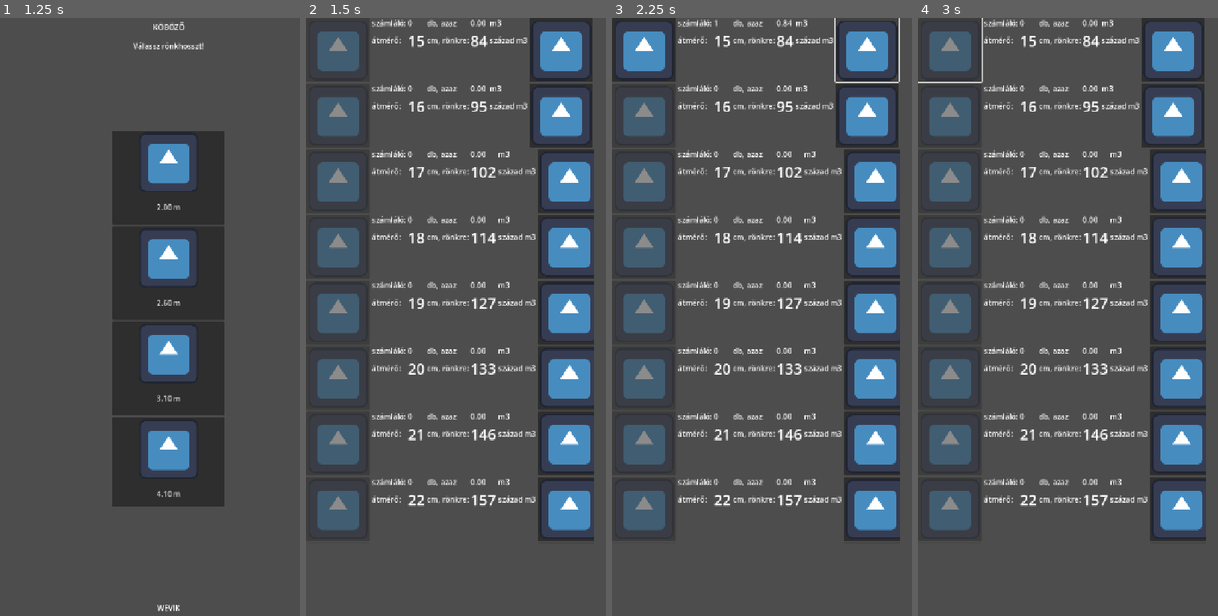
Above: before the commit, frames 1-4 (left to right).
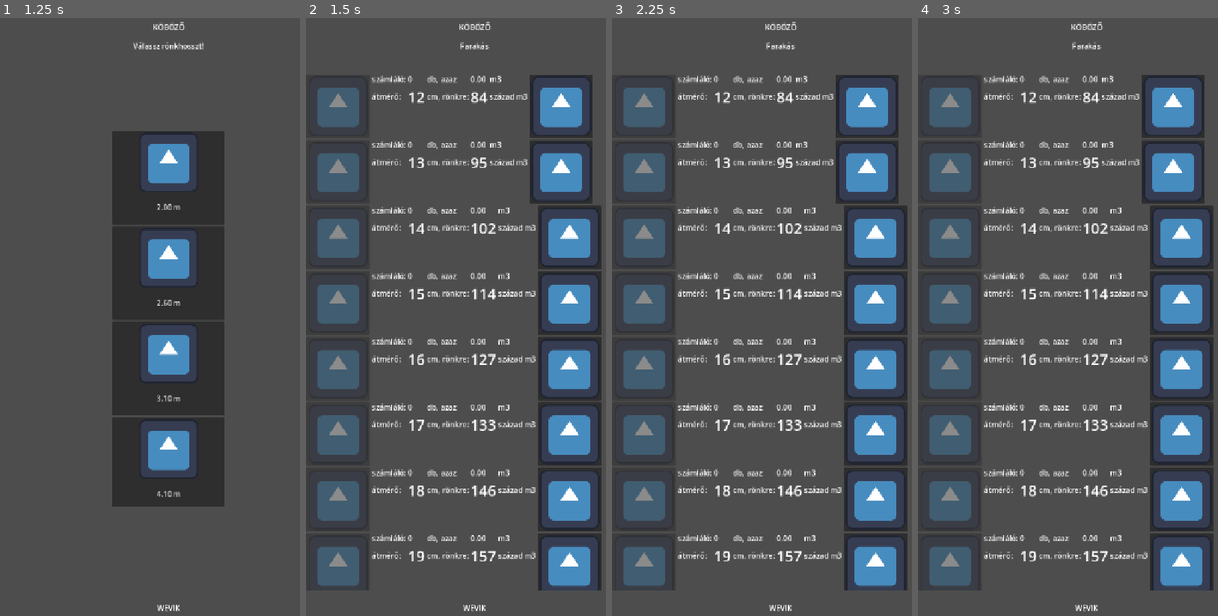
Above: after the commit, the same moments.

Repository: rolika/kob_g
Game: Godot game, scene res://main.tscn
Two runs of this game, one before a commit and one after it. Both use one fixed random seed, a clock stepped at 60 frames per second and the inputs below. The engine's default icon, where the game draws it, is replaced by a stand-in: a white triangle on a blue panel in a dark square.
Inputs (mouse positions are in pixels of both pictures, inside the frame that each line leads up to):
- Up to frame 1 (1.25 s): click "tölgy" at 0.5 s
- Up to frame 2 (1.5 s): click "2.00 m" at 1.25 s
- Up to frame 3 (2.25 s): click (867, 47) at 2.02 s
- Up to frame 4 (3 s): click (951, 47) at 2.77 s

Frame 1 is identical in both runs. In frame 2, 26% of the frame differs, in the area x 0-99%, y 0-100%; in frame 3, 26%; in frame 4, 26%.

Commit message:
scrollable on Android device

Diff:
--- a/project.godot
+++ b/project.godot
@@ -26,6 +26,10 @@
 window/stretch/mode="canvas_items"
 window/handheld/orientation=1
 
+[input_devices]
+
+pointing/emulate_touch_from_mouse=true
+
 [rendering]
 
 renderer/rendering_method="gl_compatibility"
--- a/scenes/cube_control.tscn
+++ b/scenes/cube_control.tscn
@@ -9,10 +9,10 @@
 anchors_preset = 0
 offset_right = 616.0
 offset_bottom = 136.0
+mouse_filter = 2
 script = ExtResource("1_ode8r")
 
 [node name="HBoxContainer" type="HBoxContainer" parent="."]
-layout_mode = 0
 offset_right = 40.0
 offset_bottom = 40.0
 
--- a/scenes/cube_workspace.tscn
+++ b/scenes/cube_workspace.tscn
@@ -2,24 +2,45 @@
 
 [ext_resource type="Script" uid="uid://bwyej8yrj8a3m" path="res://scripts/cube_workspace.gd" id="1_bvljy"]
 
-[node name="CubeWorkspace" type="Control"]
-layout_mode = 3
-anchors_preset = 15
-anchor_right = 1.0
-anchor_bottom = 1.0
-offset_right = -720.0
-offset_bottom = -1280.0
-grow_horizontal = 2
-grow_vertical = 2
+[node name="CubeWorkspace" type="Node2D"]
 script = ExtResource("1_bvljy")
 
+[node name="TitleLabel" type="Label" parent="."]
+offset_right = 720.0
+offset_bottom = 40.0
+size_flags_horizontal = 0
+text = "KÖBÖZŐ"
+horizontal_alignment = 1
+vertical_alignment = 1
+
+[node name="SubtitleLabel" type="Label" parent="."]
+offset_top = 40.0
+offset_right = 720.0
+offset_bottom = 80.0
+size_flags_horizontal = 0
+text = "Farakás"
+horizontal_alignment = 1
+vertical_alignment = 1
+
 [node name="ScrollContainer" type="ScrollContainer" parent="."]
-custom_minimum_size = Vector2(616, 1120)
-layout_mode = 1
-offset_right = 616.0
+custom_minimum_size = Vector2(720, 800)
+offset_top = 120.0
+offset_right = 720.0
+offset_bottom = 1220.0
 horizontal_scroll_mode = 0
 vertical_scroll_mode = 3
 
 [node name="VBoxContainer" type="VBoxContainer" parent="ScrollContainer"]
-custom_minimum_size = Vector2(616, 1120)
+custom_minimum_size = Vector2(240, 800)
 layout_mode = 2
+size_flags_horizontal = 3
+size_flags_vertical = 3
+
+[node name="FooterLabel" type="Label" parent="."]
+offset_top = 1240.0
+offset_right = 720.0
+offset_bottom = 1280.0
+size_flags_horizontal = 0
+text = "WEVIK"
+horizontal_alignment = 1
+vertical_alignment = 1
--- a/scripts/cube_workspace.gd
+++ b/scripts/cube_workspace.gd
@@ -1,8 +1,8 @@
-extends Control
+extends Node2D
 
 
 const CUBE_CONTROL = preload("res://scenes/cube_control.tscn")
-const STARTING_DIAMETER: int = 15
+const STARTING_DIAMETER: int = 12
 
 
 @export var woodtype: String = "bükk"
